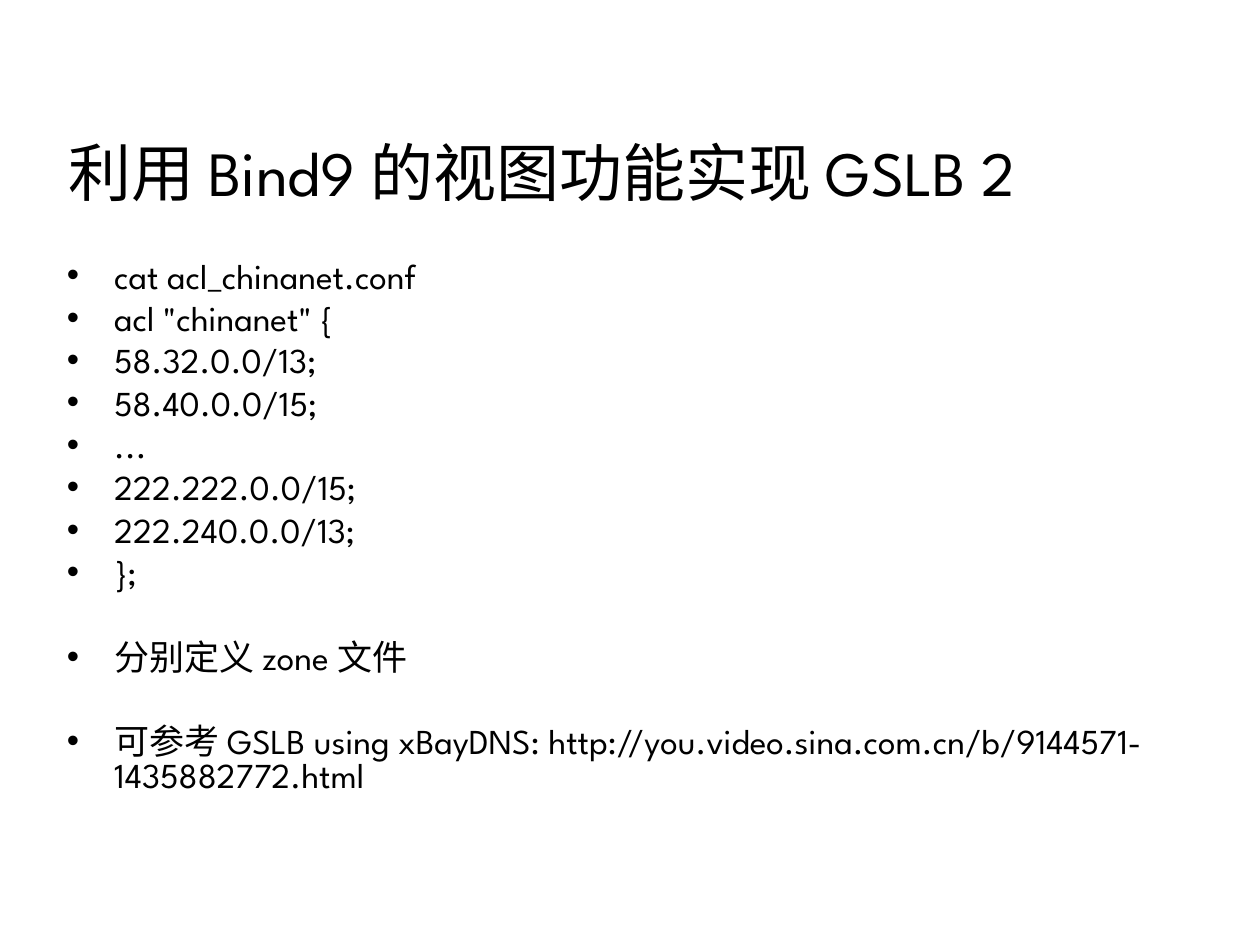
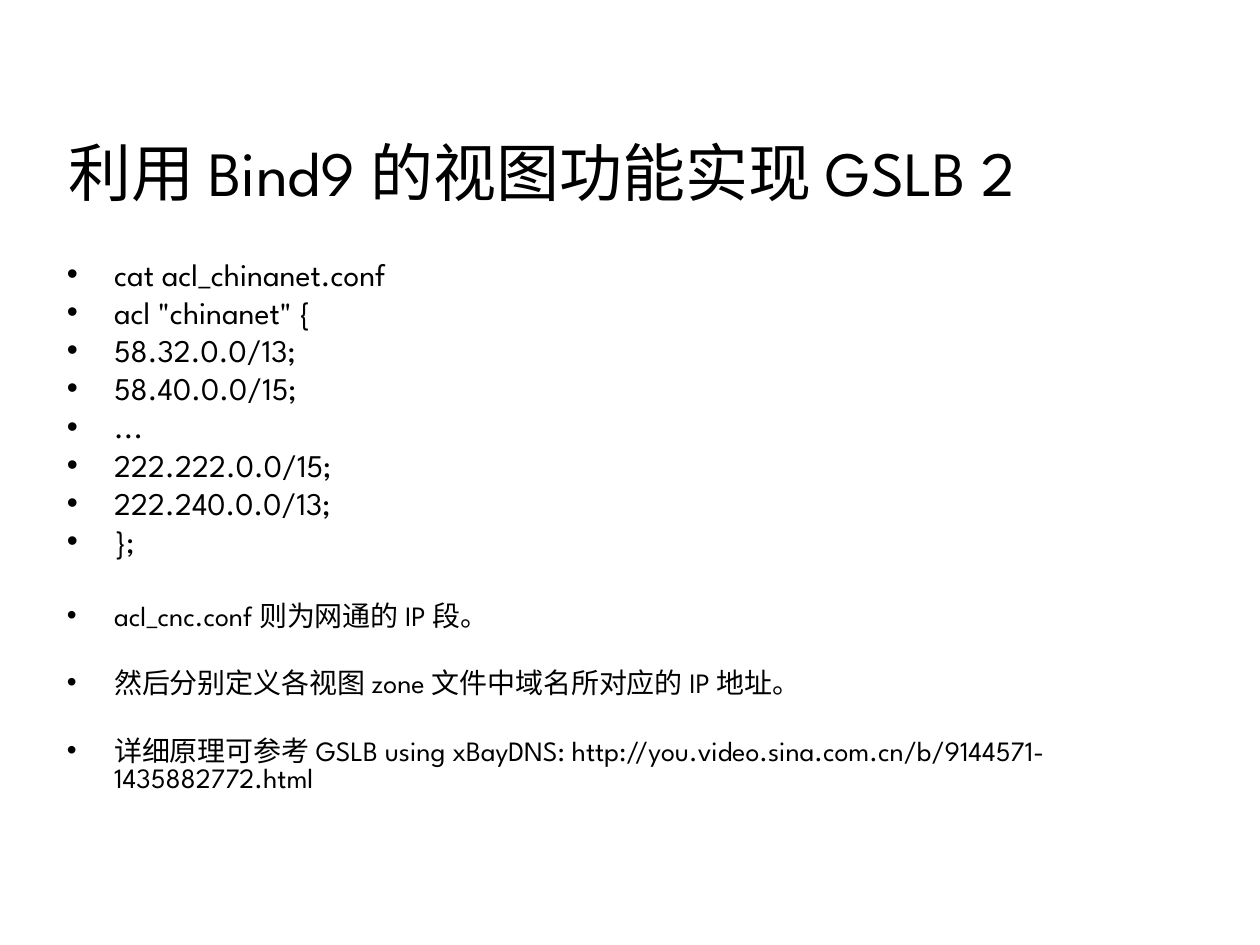
Before and after one commit to 7KjN3mHq/bluedata, a slide deck: slide 8 of system/01总览/架构/网站集群架构.ppt. Drawn at 1260x945 pixels with LibreOffice and Linux fonts; fonts in the diff are those of the drawing; background and template pictures are left out. Boxes give left, top, right and bottom in pixels: in the first picture for what was removed or moved away, otherwise in the second. Text is boxed around its words. In the diff, an @@ line names an element or a change of style, - is before the commit and + after.

```diff
--- a/system/01总览/架构/网站集群架构.ppt
+++ b/system/01总览/架构/网站集群架构.ppt
@@ text at bbox=[114, 264, 386, 519]: size 20 to 18 pt in "cat acl_chinanet.conf", "acl "chinanet" {", "58.32.0.0/13;", "58.40.0.0/15;" and 4 more places @@
@@ text at bbox=[114, 602, 1044, 789]: text changed; size 20 to 16 pt @@
-• 分别定义 zone 文件
-• 可参考 GSLB using xBayDNS: http://you.video.sina.com.cn/b/9144571-1435882772.html
+• acl_cnc.conf 则为网通的 IP 段。
+• 然后分别定义各视图 zone 文件中域名所对应的 IP 地址。
+• 详细原理可参考 GSLB using xBayDNS: http://you.video.sina.com.cn/b/9144571-1435882772.html
```
Also in this commit, not shown: 9 other slides changed, 3 slides added, 6 other files.
